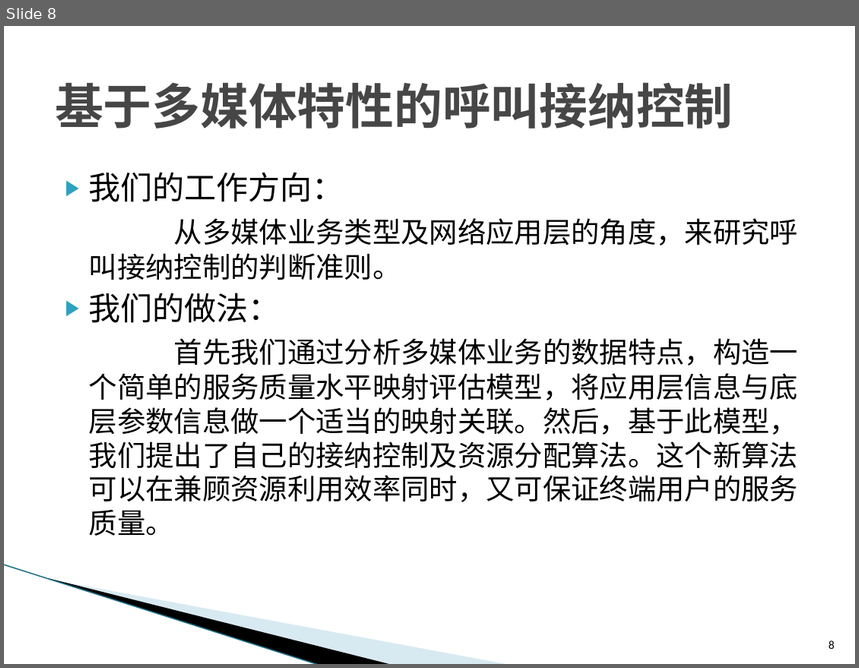
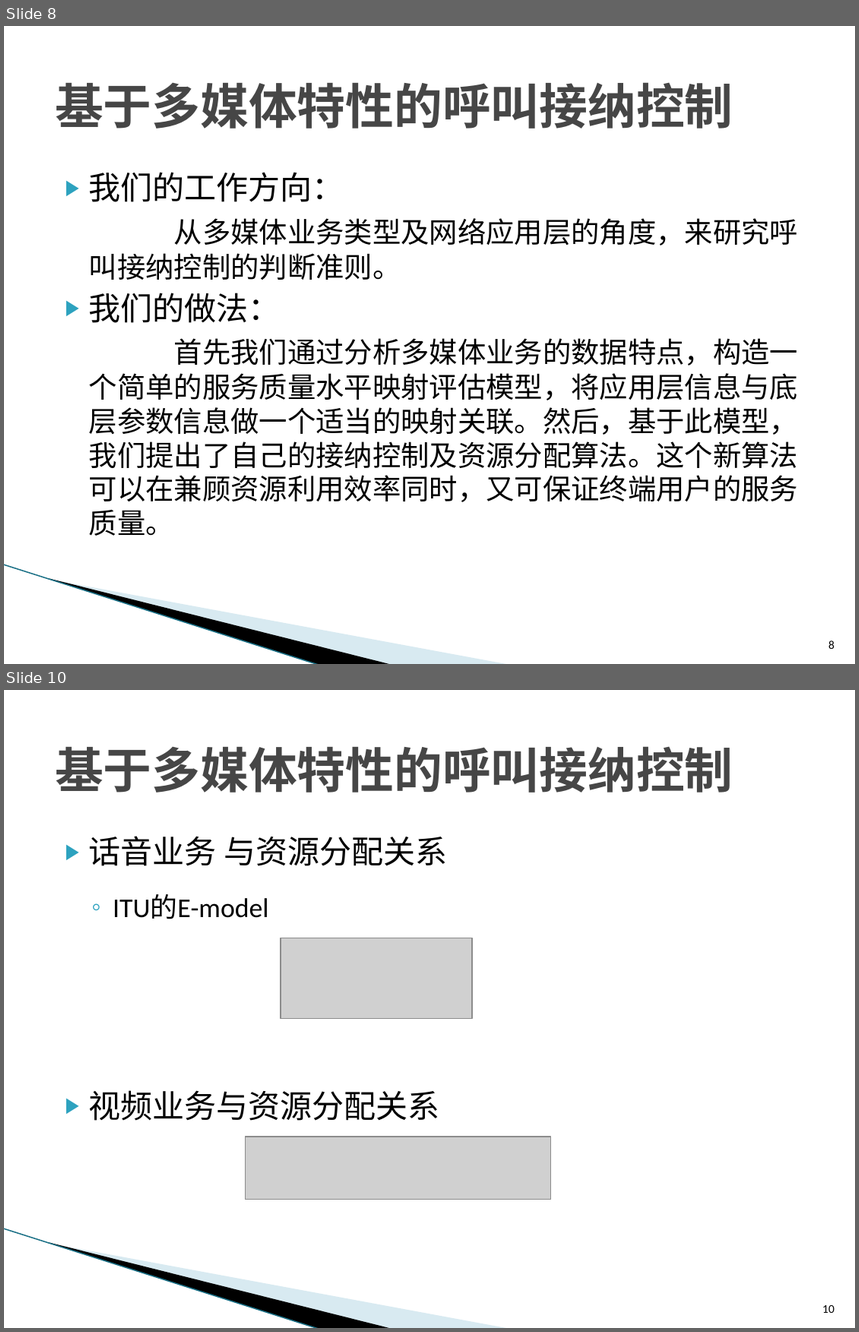
Before and after one commit to ZhiweiYAN/yzw_thesis, a slide deck: defense_phd.pptx. Shown one above the other, each under a label of ours: slide 8 before the commit, slides 8 and 10 after it; the slides between them are not shown. The pictures are 859x668 and 859x1332 pixels, drawn with LibreOffice and Linux fonts; fonts in the diff are those of the drawing; grey boxes stand for pictures; background and template pictures are left out. Boxes give left, top, right and bottom in pixels: in the first picture for what was removed or moved away, otherwise in the second. Text is boxed around its words. In the diff, an @@ line names an element or a change of style, - is before the commit and + after.

```diff
--- a/defense_phd.pptx
+++ b/defense_phd.pptx
@@ slide 10 added at (x1=4, y1=690, x2=855, y2=1328), background #FFFFFF; not listed: 3 template elements that a slide beside it also shows @@
@@ title added at (x1=55, y1=746, x2=734, y2=793), 41 pt, text #464646, bold @@
+基于多媒体特性的呼叫接纳控制
@@ text added at (x1=89, y1=836, x2=447, y2=1121), 27 pt, text #000000 @@
+▶ 话音业务 与资源分配关系
+  ◦ ITU的E-model
+▶ 视频业务与资源分配关系
@@ picture added at (x1=281, y1=939, x2=472, y2=1019) @@
@@ picture added at (x1=245, y1=1137, x2=550, y2=1200) @@
@@ page number added at (x1=823, y1=1306, x2=835, y2=1313), 10 pt, text #000000 @@
+10
```
Also in this commit, not shown: 10 other slides added, 1 slide removed.
